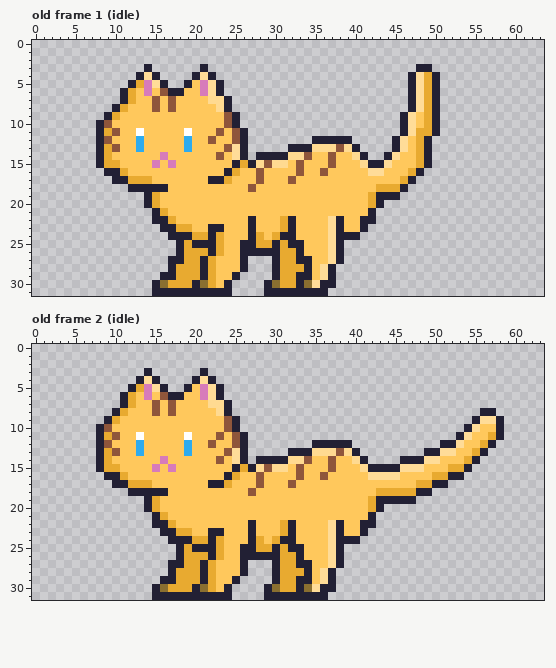
File history of a pixel-art file, assets/animation/cat2.aseprite. Above is the file before it was changed.
64x32 pixels, 41 frames. Shown: old frame 1 (idle), old frame 2 (idle). The commit also changed other frames, which this record leaves out.
New version:
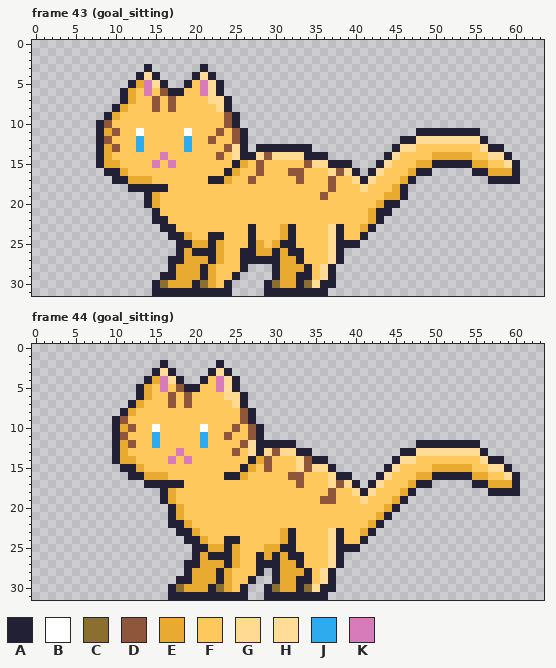
Palette (. is transparent): A #222034  B #ffffff  C #8a6f30  D #8f563b  E #e8aa30  F #ffc85c  G #ffda91  H #ffdc98  J #2eabee  K #d77bba
A new or re-ordered frame is compared with the old frame closest to it.
The exact change:
frames 41 -> 53
Changed rows in their new state; - is an unchanged pixel.
Frame 43 (goal_sitting) is new; against old frame 1 (idle):
first column x 16:
 3 --------------------------------..-----------
 4 -------------------------------....----------
 5 -------------------------------....----------
 6 -------------------------------....----------
 7 -------------------------------....----------
 8 -------------------------------....----------
 9 ------------------------------.....----------
10 ------------------------------.....----------
11 ------------------------------..AA-AAAAA-----
12 -------------------.....-----.AAHHHHHHHHA----
13 ------------AAAA---......------HFFFFFFFFHAA--
14 -----------AGDGG--AAA.....------FFEEEEEFFHHA-
15 -----------FDFFF-FDGGAAA...------EAAAAAEEFFHA
16 ----------------D---FGDGA.A------A-----AAEEEA
17 -----------DF---FD---D--GAH--------------AAAA
18 -----------F---------D---G-FF----------------
19 --------------------D-----FFEEA--------------
20 --------------------------FEAA---------------
21 F-------------------------EAA----------------
22 -F---------F---FF----FF--FEA-----------------
23 --FF--FF-----------------EA------------------
24 ---EFF-A----F-FE-------FFA-------------------
25 ---AEE----F--FEA-F-----AA--------------------
26 ----AA------EE--A----------------------------
27 -----EAE---AAA----F--------------------------
Frame 44 (goal_sitting) is new; against old frame 2 (idle):
first column x 8:
 2 --------A------A-------------------------------------
 3 ------.AHA---.AHA------------------------------------
 4 -----.AEKHA-.AFKHA-----------------------------------
 5 ----.AEFKFD-AFFKHA-----------------------------------
 6 ---..AE-FDFD-FFFGGA----------------------------------
 7 ---.AE-F---D--FFFGA----------------------------------
 8 --.AE--F-F-----FFFDA----------------------------..---
 9 -.AD------------FFDA---------------------------....--
10 ..AED--B-----B--FDFDA-------------------------.....--
11 ..AD-F-J---F-J-FDFFDA------------------------......--
12 ..AEDF-J---F-JF--FDHAAAAA--.....--------AAA--AAA..---
13 ..AE-F----KF----FDFHAGDGG--......-----AAHHH--HHH-----
14 ..AEE---FK-K---F-FFAEDFFF--AA.....---AHHFFF---FFHAA--
15 ...AAE-F-F-------FAEF-FF-GDGGA......-HFFF-EE--EFFHHA-
16 -...AAEEE--------AE-F---D---FGAA...A-F--EEAA--AEEFFHA
17 --....AAAAA---FFF---F---FD---GDGA.AH---EAA..---AAEEEA
18 ----....-E---------F---------D--GAHFFF-A..-------AAAA
19 ------..AE------------------DD---GFFFE-.-------------
20 ------...AE-----------------------FFEA---------------
21 -------..AE-----------------------FEA----------------
22 -------..AAE-------F---FF----FF--FEA-----------------
23 --------..AAE-FF---F-------------EA------------------
24 ---------..-A-FFAA-FF-FE-------FFA-------------------
25 ----------..--E-AEFFF-EA-F-----AA--------------------
26 ----------..A--AAEFF-E--A----------------------------
27 ---------..AAE-EAEFFAA----F--------------------------
28 ---------..A-E-AE-FFA--------------------------------
29 --------..AA-E-AEFFA---------------------------------
30 -------..AC-EEACEFA----------------------------------
31 -------..--------AA----------------------------------
Pixel boxes of the changes (left, top, right, bottom) in both pictures:
changed: (160, 64, 520, 264)
changed: (96, 360, 520, 600)
